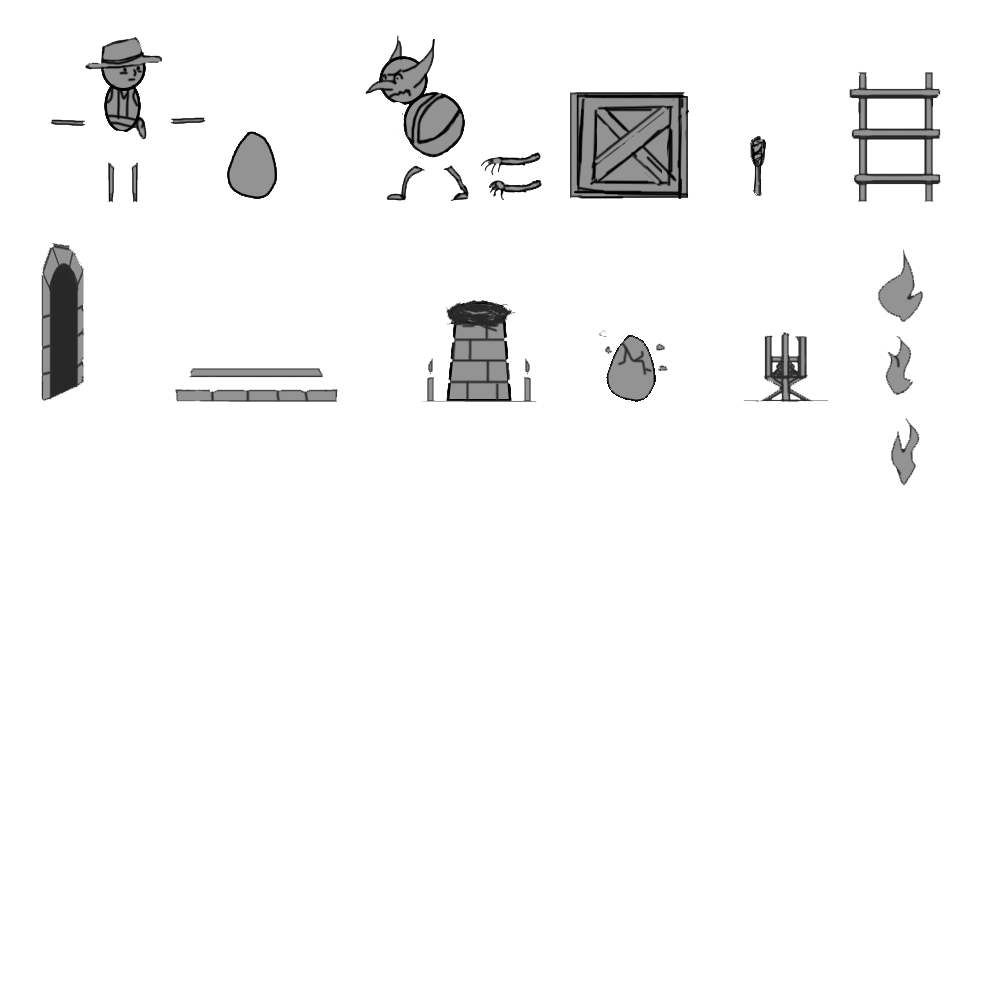
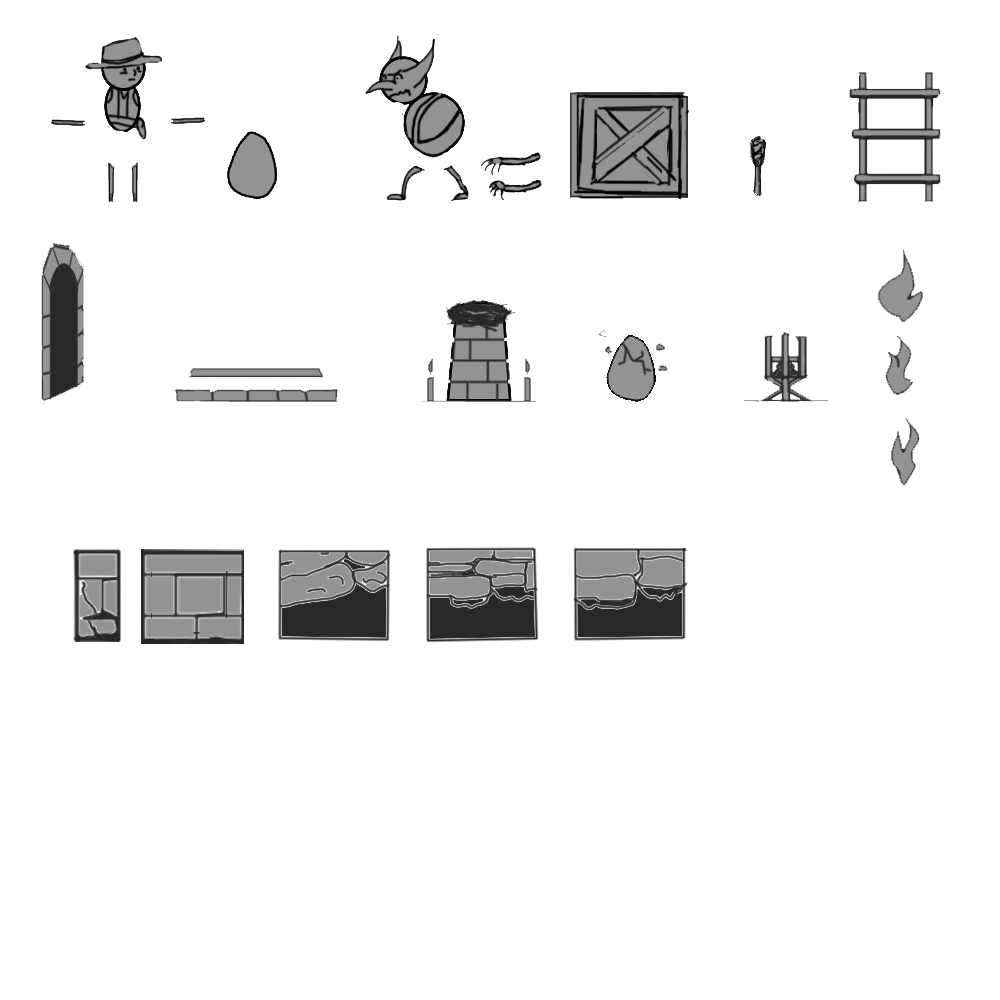
Two versions of the same layered image (1000 x 1000). Layer-by-layer changes:
painted on "Layer 0" over <box>73,547,688,644</box>
